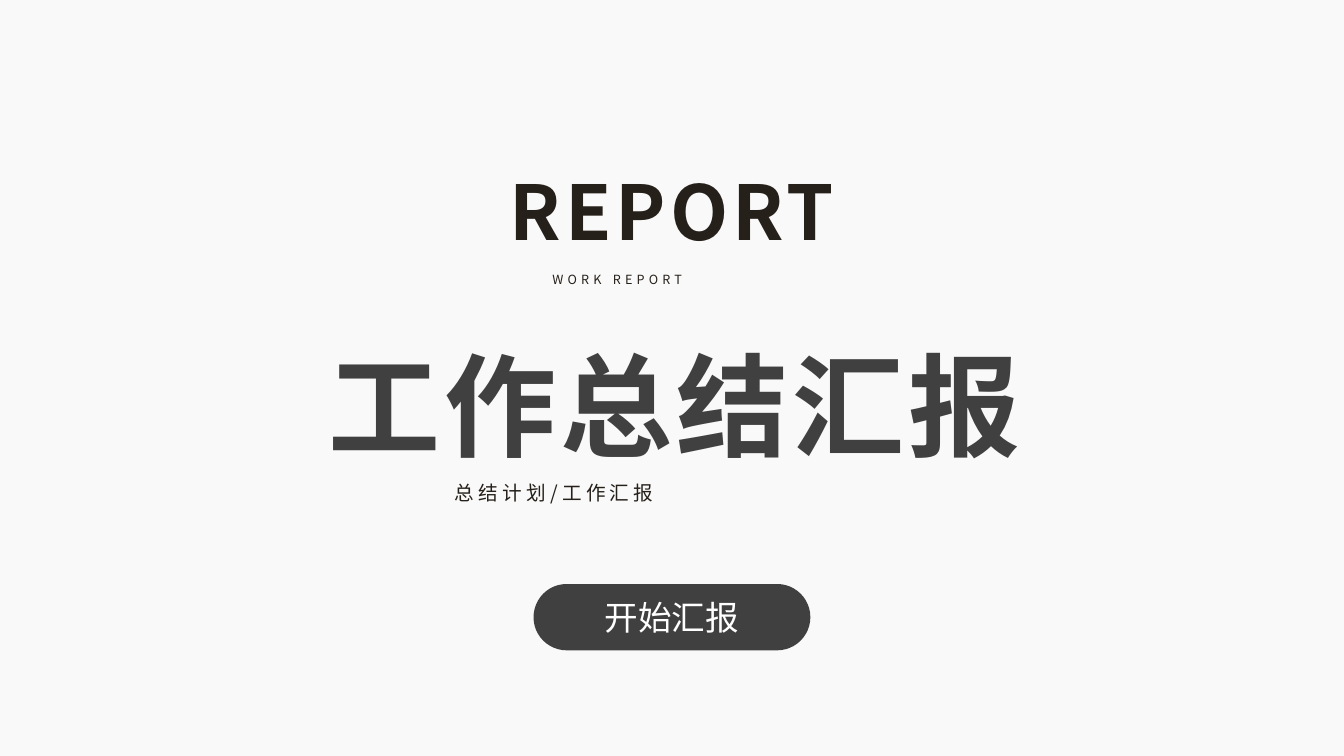
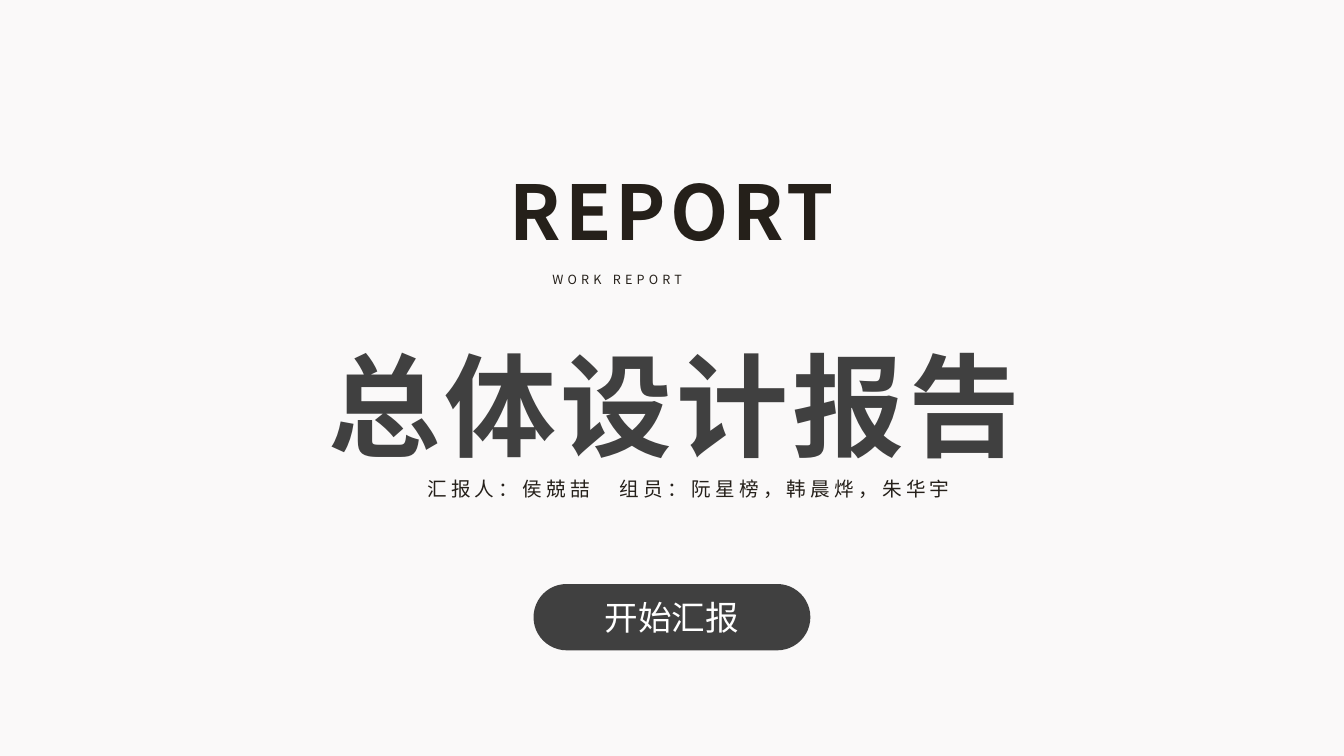
Before and after one commit to JakerHXR/Software-manage, a slide deck: slide 1 of doc/PPT/总体设计报告评审PPT_1.0.pptx. Drawn at 1344x756 pixels with LibreOffice and Linux fonts; fonts in the diff are those of the drawing; background and template pictures are left out. Boxes give left, top, right and bottom in pixels: in the first picture for what was removed or moved away, otherwise in the second. Text is boxed around its words. In the diff, an @@ line names an element or a change of style, - is before the commit and + after.

```diff
--- a/doc/PPT/总体设计报告评审PPT_1.0.pptx
+++ b/doc/PPT/总体设计报告评审PPT_1.0.pptx
@@ text at [328, 353, 1021, 459]: text changed @@
-工作总结汇报
+总体设计报告
@@ text at [427, 479, 950, 498]: text changed @@
-总结计划/工作汇报
+汇报人：侯兢喆 组员：阮星榜，韩晨烨，朱华宇
```
Also in this commit, not shown: 2 other slides changed, 17 slides added, 5 slides removed.
